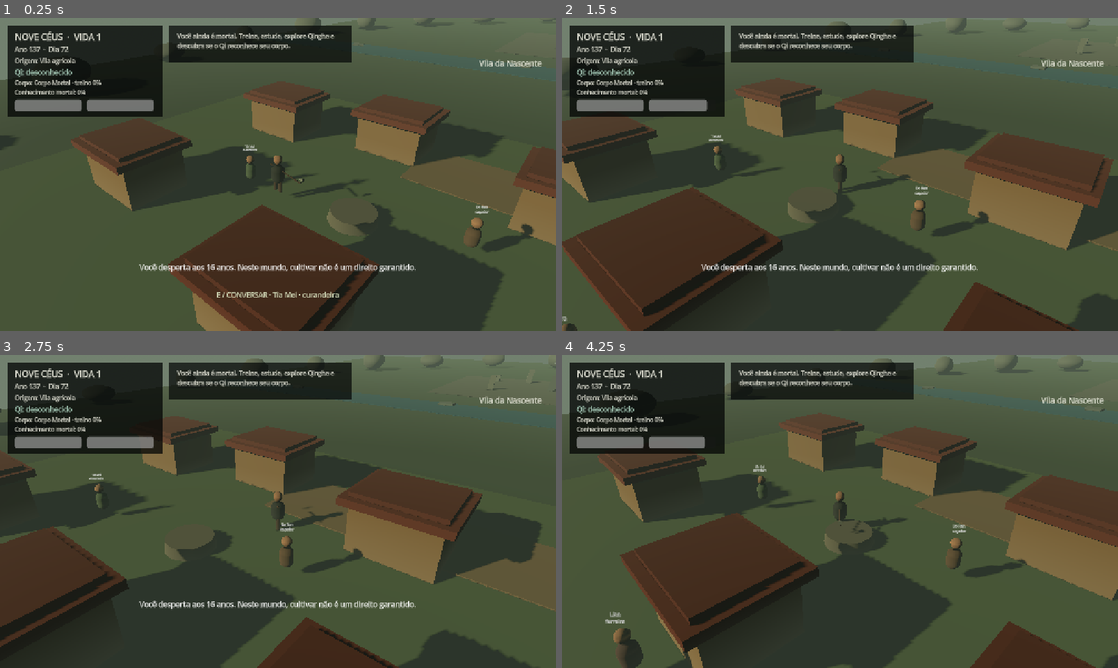
Above: before the commit, frames 1-4 (two rows, left to right).
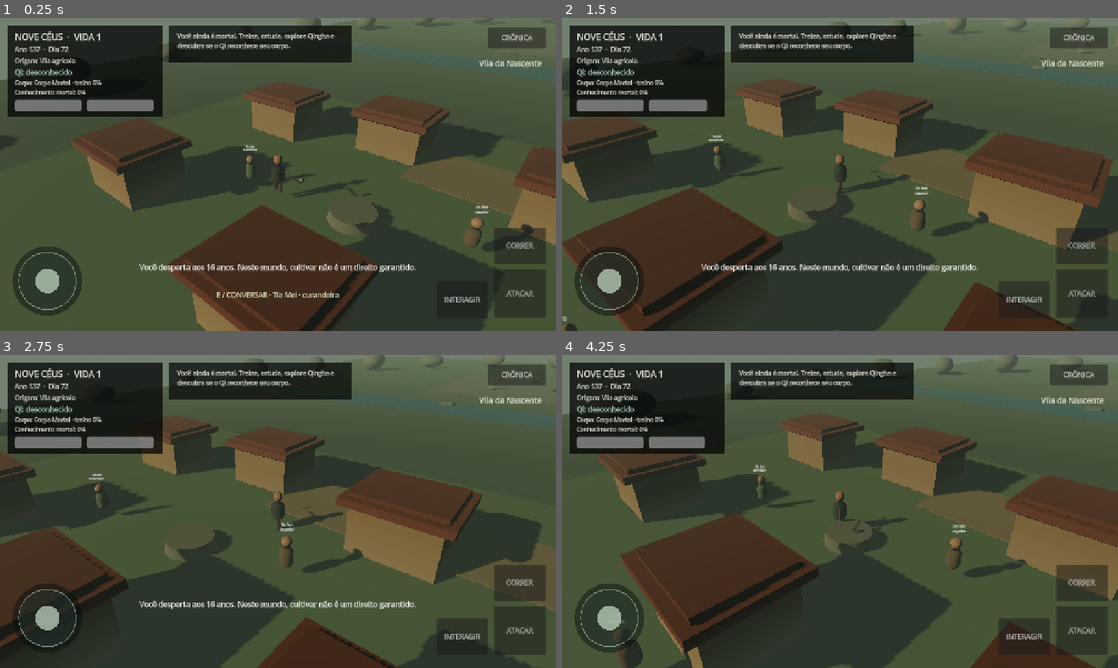
Above: after the commit, the same moments.

Repository: kanintsu/Nove-ceus
Game: Godot game, scene res://main.tscn
Two runs of this game, one before a commit and one after it. Both use one fixed random seed, a clock stepped at 60 frames per second and the inputs below.
Inputs (mouse positions are in pixels of both pictures, inside the frame that each line leads up to):
- Up to frame 1 (0.25 s): no input
- Up to frame 2 (1.5 s): tap Enter at 0.5 s; move the mouse to (962, 158) at 0.52 s; hold D 0.53-1.25 s; hold Shift 0.53-1.25 s; click (962, 158) at 0.67 s; tap Space at 0.77 s; drag from (728, 190) to (812, 237) at 1.27 s
- Up to frame 3 (2.75 s): move the mouse to (333, 442) at 2.02 s; hold D from 2.03 s (still down); tap F at 2.1 s
- Up to frame 4 (4.25 s): release D at 2.75 s; drag from (812, 574) to (673, 464) at 2.77 s; move the mouse to (1006, 558) at 3.52 s; hold A from 3.53 s (still down); hold Shift from 3.53 s (still down); tap Space at 3.77 s

The runs differ from the first frame. In frame 1, 5.0% of the frame differs, in the area x 2-99%, y 3-96%; in frame 2, 5.1%; in frame 3, 4.6%; in frame 4, 5.5%.
Error before the commit: Invalid access to property or key 'vector_changed' on a base object of type 'VirtualJoystick'. (res://scripts/ui/mobile_controls.gd:22)

Commit message:
fix: resolve Godot 4.7 parser conflict and Android texture export

Diff:
--- a/project.godot
+++ b/project.godot
@@ -22,6 +22,7 @@
 renderer/rendering_method="gl_compatibility"
 renderer/rendering_method.mobile="gl_compatibility"
 textures/default_filters/use_nearest_mipmap_filter=false
+textures/vram_compression/import_etc2_astc=true
 lights_and_shadows/directional_shadow/size=2048
 
 [physics]
--- a/scripts/ui/mobile_controls.gd
+++ b/scripts/ui/mobile_controls.gd
@@ -13,7 +13,7 @@
 	_build_controls()
 
 func _build_controls() -> void:
-	var joystick := VirtualJoystick.new()
+	var joystick := TouchJoystick.new()
 	joystick.set_anchors_preset(Control.PRESET_BOTTOM_LEFT)
 	joystick.offset_left = 24.0
 	joystick.offset_top = -200.0
--- a/scripts/ui/virtual_joystick.gd
+++ b/scripts/ui/virtual_joystick.gd
@@ -1,4 +1,4 @@
-class_name VirtualJoystick
+class_name TouchJoystick
 extends Control
 
 signal vector_changed(value: Vector2)
Not shown, changed: .github/workflows/validate.yml
